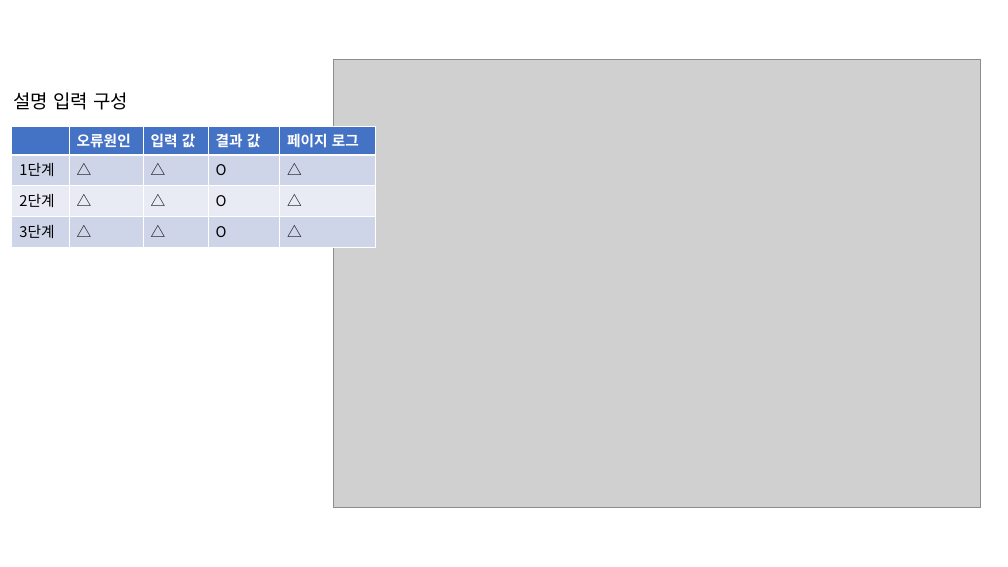
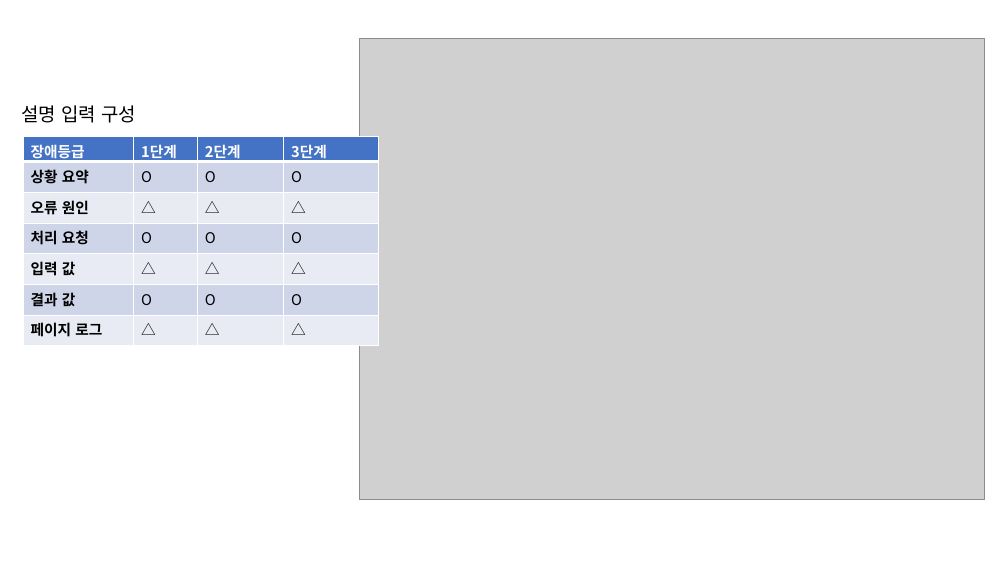
Before and after one commit to kwicmanual/kwicmanual.github.io, a slide deck: slide 8 of 매뉴얼.pptx. Drawn at 1008x567 pixels with LibreOffice and Linux fonts; fonts in the diff are those of the drawing; grey boxes stand for pictures. Boxes give left, top, right and bottom in pixels: in the first picture for what was removed or moved away, otherwise in the second. Text is boxed around its words. In the diff, an @@ line names an element or a change of style, - is before the commit and + after.

Commit message:
디몬팀 장애대응매뉴얼 업데이트(08.24 08:49)

```diff
--- a/매뉴얼.pptx
+++ b/매뉴얼.pptx
@@ picture: place and size @@
-picture at (333,59,981,507)
+picture at (359,38,985,499)
@@ text "설명 입력 구성": place and size @@
-text "설명 입력 구성" at (13,92,128,110)
+text "설명 입력 구성" at (21,105,136,123)
@@ table at (23,136,378,346) @@
- | 오류원인 | 입력 값 | 결과 값 | 페이지 로그
-1단계 | △ | △ | O | △
-2단계 | △ | △ | O | △
-3단계 | △ | △ | O | △
+장애등급 | 1단계 | 2단계 | 3단계
+상황 요약 | O | O | O
+오류 원인 | △ | △ | △
+처리 요청 | O | O | O
+입력 값 | △ | △ | △
+결과 값 | O | O | O
+페이지 로그 | △ | △ | △
@@ table: place and size @@
-table at (12,126,377,243)
+table at (23,136,378,346)
```
Also in this commit, not shown: 1 slide added, 2 other files.
